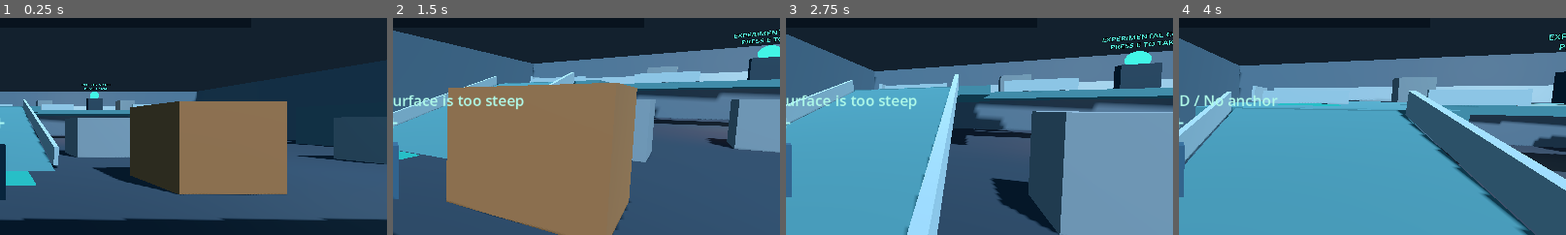
Above: before the commit, frames 1-4 (left to right).
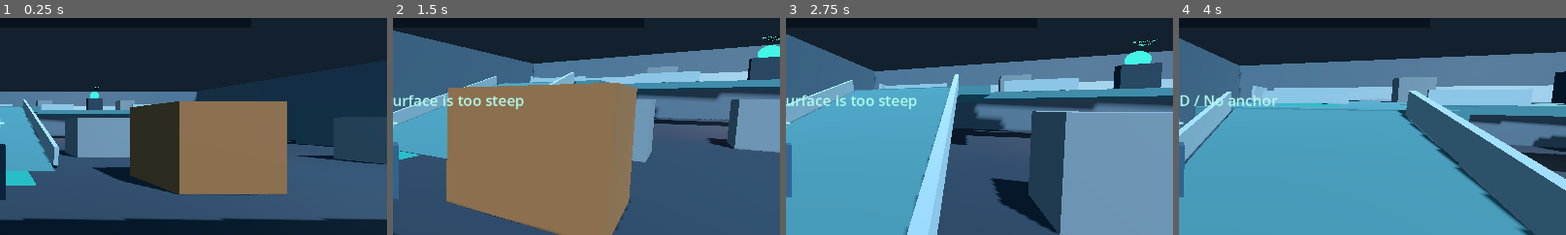
Above: after the commit, the same moments.

Repository: mishraaditya595/swapshot
Game: Godot game, scene res://scenes/main.tscn
Two runs of this game, one before a commit and one after it. Both use one fixed random seed, a clock stepped at 60 frames per second and the inputs below.
Inputs (mouse positions are % of the whole screen's width and height, from its top left):
- Up to frame 1 (0.25 s): no input
- Up to frame 2 (1.5 s): tap Enter at 0.5 s; move the mouse to (72, 45) at 0.52 s; hold D (move_right) 0.53-1.28 s; hold Right mouse button (aim) 0.53-1.28 s; click (72, 45) at 0.67 s; move the mouse to (45, 50) at 1.27 s; hold W (move_forward) from 1.28 s (still down); tap Q (deploy_anchor) at 1.35 s
- Up to frame 3 (2.75 s): keep holding W (move_forward); move the mouse to (52, 48) at 2.02 s; press the mouse at (52, 48) at 2.03 s
- Up to frame 4 (4 s): keep holding W (move_forward); move the mouse to (49, 52) at 2.77 s; release the mouse at (49, 52) at 2.78 s; tap E (interact) at 2.85 s; click (49, 52) at 2.92 s; move the mouse to (57, 51) at 3.52 s; hold Shift (shift_teleport) from 3.53 s (still down)
The pictures show only the part of the screen within x 50-100%, y 26-76%; the shares and areas given below are measured in that part.

The runs differ from the first frame. In frame 1, less than 0.1% of the frame differs, in the area x 21-29%, y 30-34%; in frame 2, 0.3%; in frame 3, 0.5%, in the area x 81-100%, y 6-15%; in frame 4, 0.1%.

Commit message:
fix(ms-10): resize in-world signs to fit their panels

Diff:
--- a/scenes/levels/extraction.tscn
+++ b/scenes/levels/extraction.tscn
@@ -143,11 +143,11 @@
 mesh = SubResource("CoreCrystalMesh")
 
 [node name="Status" type="Label3D" parent="ExperimentalCore"]
-position = Vector3(0, 1.95, 0.5)
-pixel_size = 0.006
-font_size = 52
+position = Vector3(0, 1.78, 0.68)
+pixel_size = 0.004
+font_size = 30
 modulate = Color(0.35, 0.98, 0.9, 1)
-text = "EXPERIMENTAL CORE\nPRESS E TO TAKE"
+text = "RETRIEVE CORE\nPRESS E"
 
 [node name="InteractionPoint" type="Marker3D" parent="ExperimentalCore"]
 position = Vector3(0, 0.50, 1.15)
@@ -182,11 +182,11 @@
 cast_shadow = 0
 
 [node name="Status" type="Label3D" parent="ExtractionGate"]
-position = Vector3(0, 2.10, 0.55)
-pixel_size = 0.006
-font_size = 54
+position = Vector3(0, 2.10, 0.67)
+pixel_size = 0.0048
+font_size = 37
 modulate = Color(1, 0.67, 0.29, 1)
-text = "EXTRACTION LOCKED"
+text = "EXIT LOCKED"
 
 [node name="InteractionPoint" type="Marker3D" parent="ExtractionGate"]
 position = Vector3(0, 0.0, 1.2)
